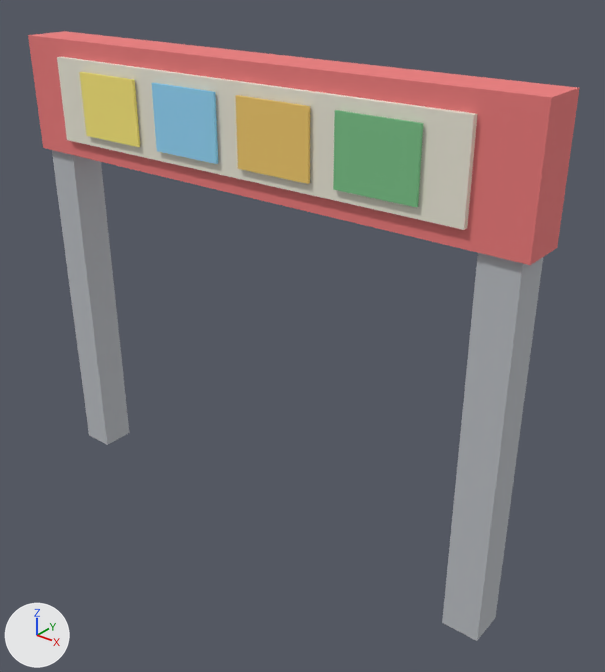
Renders of the glTF model assets/models/obstacles/lowbar.glb from each side of a commit.
Both versions are drawn from a 50 mm lens placed at (1.96, -2.17, 2.25), pointed at (0.17, 0.07, 0.87). The lights are fixed; the arrows at lower left show +X, +Y and +Z. The first picture is the older version. Vertices at exactly the same position are counted once.

Before the edit, the objects in view are built like this:
```python
mat_material_0 = principled_material('Material_0')
mat_material_0.base_color = (0.5, 0.52, 0.55)  # light grey #bcbfc4
mat_material_0.roughness = 0.85
me_lowbar = bpy.data.meshes.new('lowbar')
me_lowbar.from_pydata(...)  # 64 vertices, 96 faces; spans x -1.1..1.1, y -0.12..0.09, z 0.0..1.88
# faces by material slot: [24, 12, 12, 12, 12, 12, 12]
me_lowbar.materials.append(mat_material_0)  # light grey #bcbfc4
me_lowbar.materials.append(mat_material_1)  # pink #ed7c7c
me_lowbar.materials.append(mat_material_2)  # white #edeada
me_lowbar.materials.append(mat_material_3)  # yellow #ffed7c
me_lowbar.materials.append(mat_material_4)  # blue #95daf9
me_lowbar.materials.append(mat_material_5)  # yellow #f3cb6c
me_lowbar.materials.append(mat_material_6)  # green #7cc489
ob_lowbar = bpy.data.objects.new('lowbar', me_lowbar)
ob_lowbar.location = (0.0, 0.0, 0.0)
```
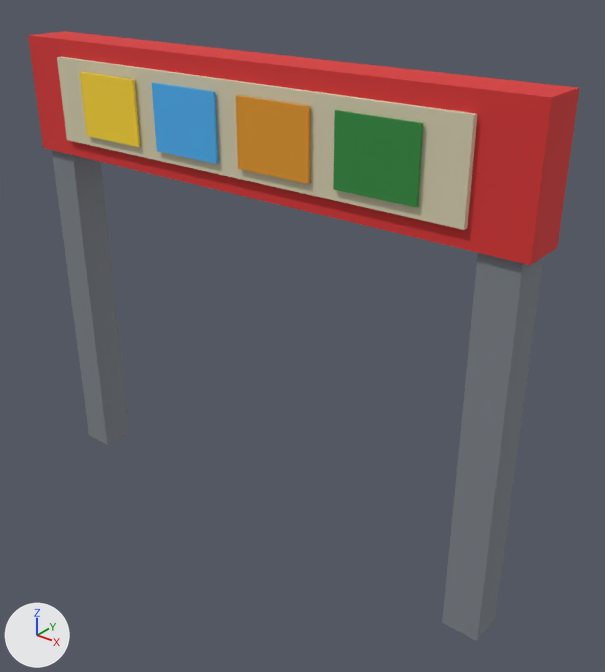
The change, as a list of edits to the scene's bpy script:
```text
Change mat_material_0:
    where n0 = _N.new('ShaderNodeBsdfPrincipled'); n0.name = 'Principled BSDF'
    remove n0.inputs[0].default_value = (0.5, 0.52, 0.55, 1.0)  # 'Base Color', light grey #bcbfc4
    add n2 = _N.new('ShaderNodeVertexColor'); n2.name = 'Color Attribute'
    add _L.new(n2.outputs[0], n0.inputs[0])  # 'Color' to 'Base Color'
Change me_lowbar:
    where me_lowbar.from_pydata(...)  # 64 vertices, 96 faces; spans x -1.1..1.1, y -0.12..0.09, z 0.0..1.88
    used by ob_lowbar; location = (0.0, 0.0, 0.0)
    me_lowbar part 1: all 12 faces that had it switch from mat_material_1 (pink #ed7c7c) to mat_material_0
    me_lowbar part 2: all 12 faces that had it switch from mat_material_2 (white #edeada) to mat_material_0
    me_lowbar part 3: all 12 faces that had it switch from mat_material_3 (yellow #ffed7c) to mat_material_0
    me_lowbar part 4: all 12 faces that had it switch from mat_material_4 (blue #95daf9) to mat_material_0
    me_lowbar part 5: all 12 faces that had it switch from mat_material_5 (yellow #f3cb6c) to mat_material_0
    me_lowbar part 6: all 12 faces that had it switch from mat_material_6 (green #7cc489) to mat_material_0
    me_lowbar part 7: vertex colours changed
```

Location of each change, [x1, y1, x2, y2] in pixels of the pictures (605 x 672 px):
'lowbar', recoloured (darker)
    both: [28, 31, 580, 641]
part 1 of me_lowbar, recoloured (darker)
    both: [28, 31, 580, 265]
part 2 of me_lowbar, recoloured
    both: [57, 57, 478, 230]
part 3 of me_lowbar, recoloured
    both: [80, 72, 140, 147]
part 4 of me_lowbar, recoloured
    both: [152, 83, 218, 164]
part 5 of me_lowbar, recoloured (darker)
    both: [236, 95, 310, 184]
part 6 of me_lowbar, recoloured (darker)
    both: [333, 110, 423, 207]
